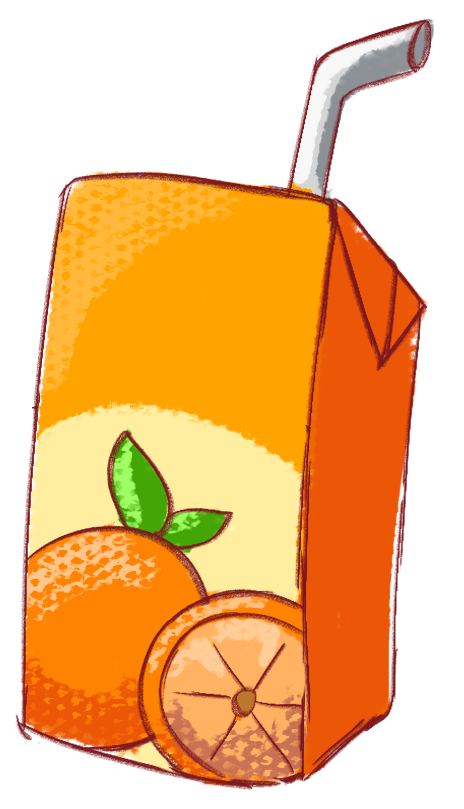
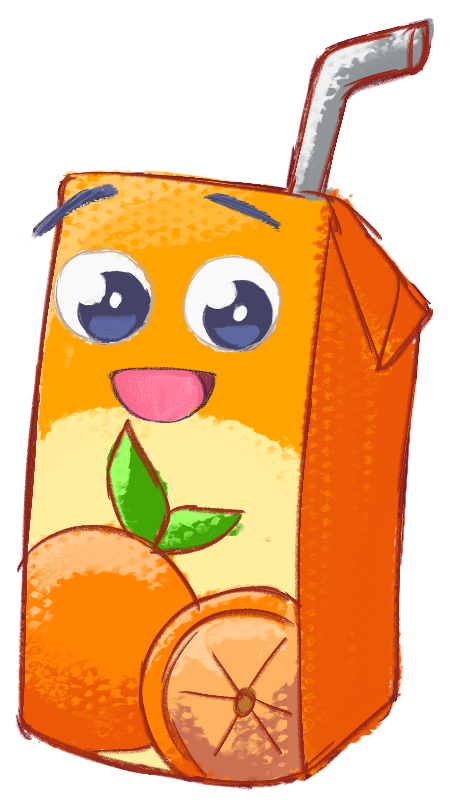
Layer changes from the first w=464, h=809 image to the second:
removed layer "1" over [left=15, top=18, right=435, bottom=787]
added layer "Layer 3" above "Layer 2" over [left=15, top=22, right=433, bottom=787]
added layer "Layer 2" above "Layer 1" over [left=17, top=17, right=435, bottom=787]
added layer "Layer 1" over [left=15, top=18, right=435, bottom=787]
